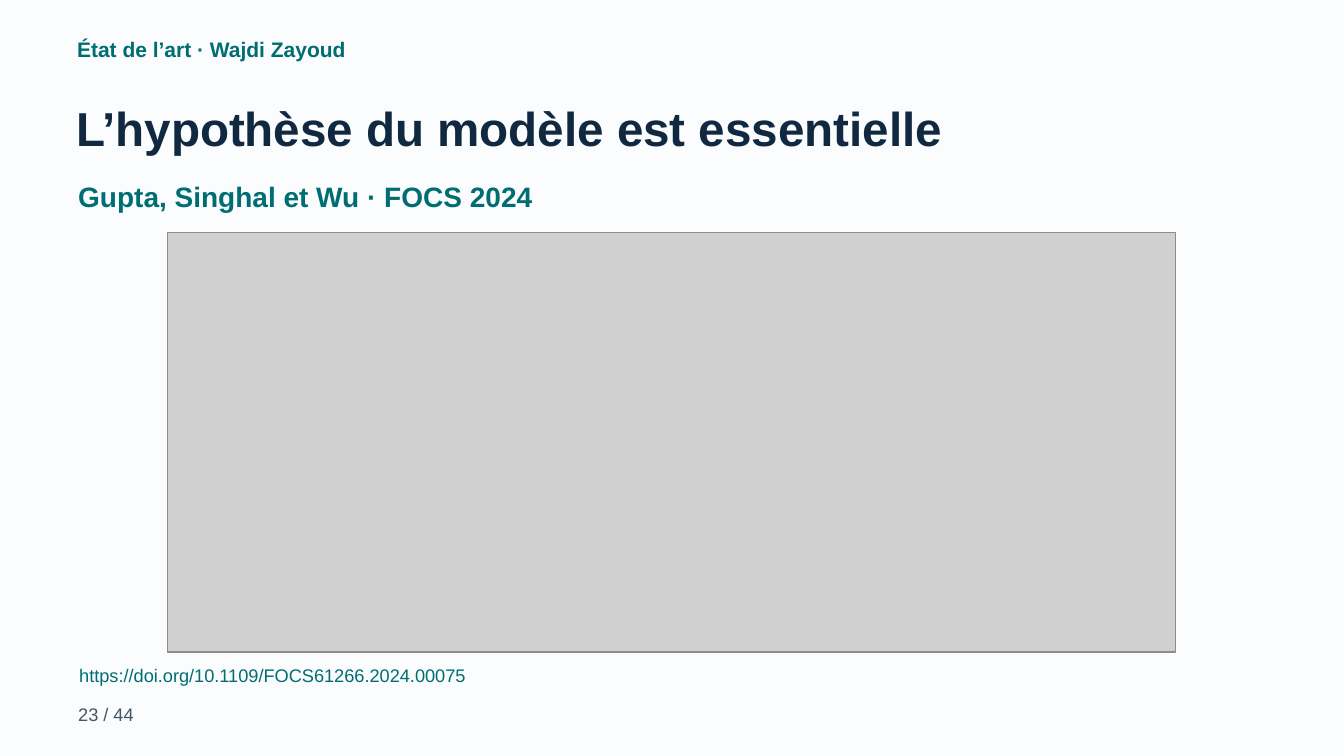
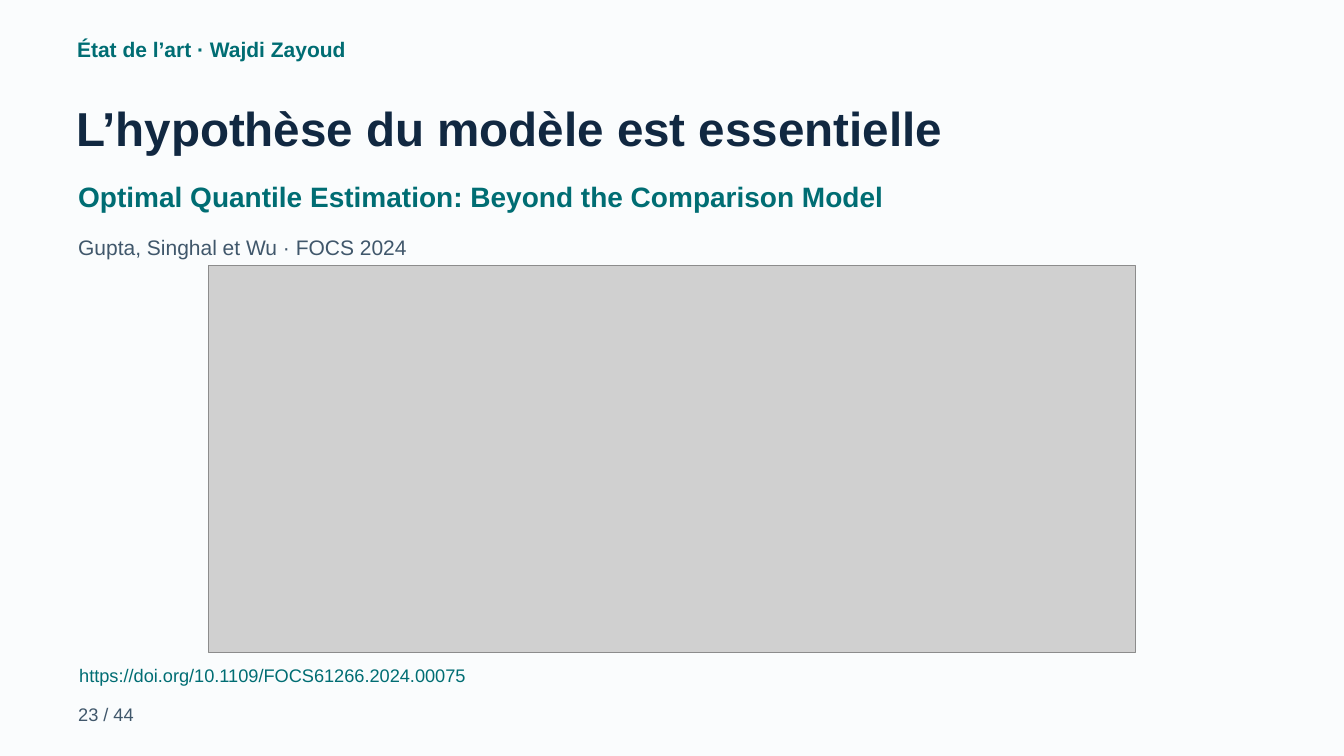
Before and after one commit to cherniyoussef-max/data-stream-mining-, a slide deck: slide 23 of presentation/Data_Stream_Mining_Final_Anime.pptx. Drawn at 1344x756 pixels with LibreOffice and Linux fonts; fonts in the diff are those of the drawing; grey boxes stand for pictures. Boxes give left, top, right and bottom in pixels: in the first picture for what was removed or moved away, otherwise in the second. Text is boxed around its words. In the diff, an @@ line names an element or a change of style, - is before the commit and + after.

```diff
--- a/presentation/Data_Stream_Mining_Final_Anime.pptx
+++ b/presentation/Data_Stream_Mining_Final_Anime.pptx
@@ text added at (x1=78, y1=186, x2=883, y2=212), 20 pt, text #006D73, bold @@
+Optimal Quantile Estimation: Beyond the Comparison Model
@@ text "Gupta, Singhal et Wu · ..." moved from (x1=78, y1=186, x2=532, y2=212) to (x1=78, y1=239, x2=407, y2=259) @@
@@ text "Gupta, Singhal et Wu · ..." at (x1=78, y1=239, x2=407, y2=259): size 20 to 15 pt, text colour #006D73 to #40576B, bold off @@
@@ picture resized from (x1=168, y1=232, x2=1177, y2=652) to (x1=209, y1=266, x2=1136, y2=652) @@
```
Also in this commit, not shown: 14 other slides changed, 34 other files.
